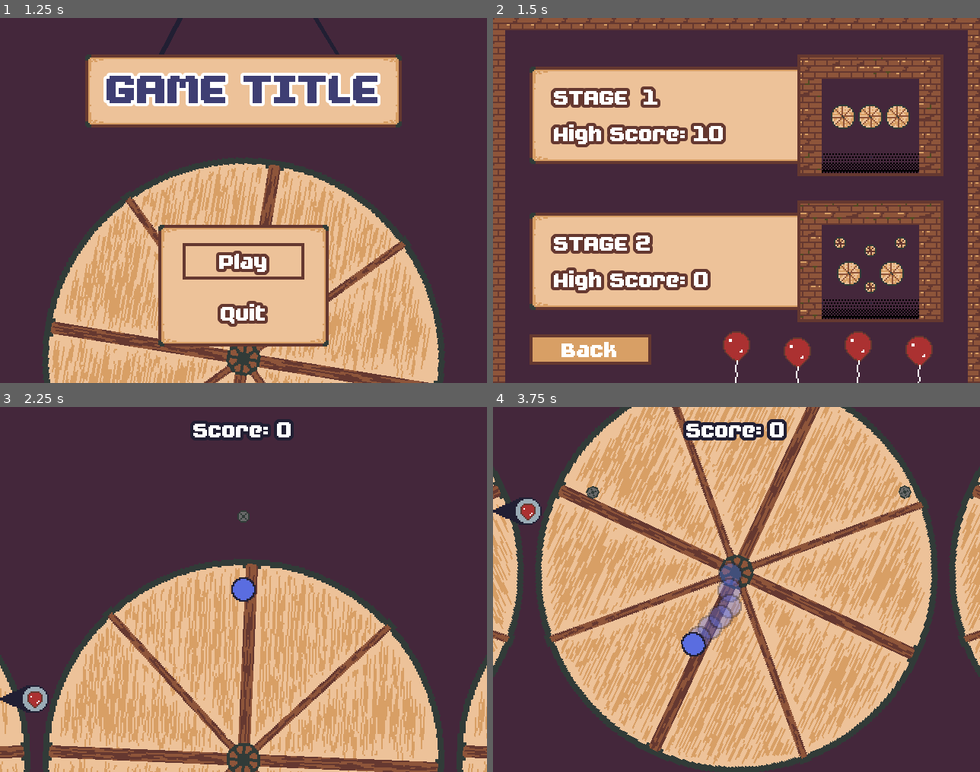
Above: before the commit, frames 1-4 (two rows, left to right).
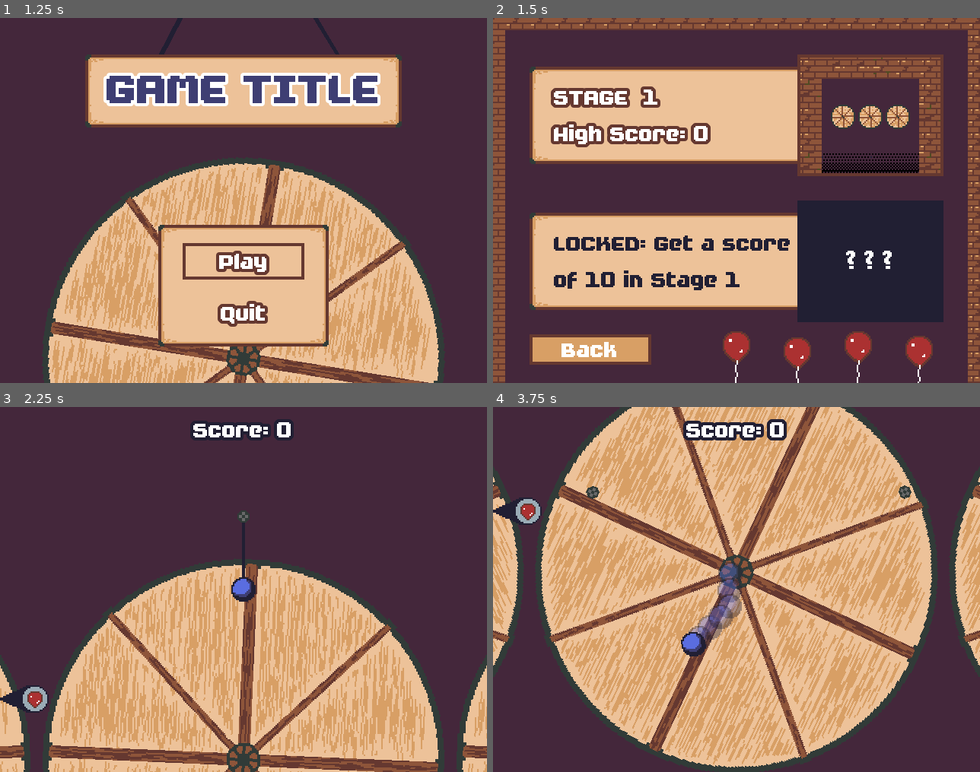
Above: after the commit, the same moments.

Repository: svntax/LD47-StuckInALoop
Game: Godot game, scene res://Main.tscn
Same seed, same stepped clock (60 frames per second), same inputs: the game is played once before the commit and once after it.
Inputs (mouse positions are in pixels of both pictures, inside the frame that each line leads up to):
- Up to frame 1 (1.25 s): move the mouse to (219, 273) at 0.52 s; click (219, 273) at 0.6 s
- Up to frame 2 (1.5 s): click "Play" at 1.25 s
- Up to frame 3 (2.25 s): click (243, 505) at 2 s
- Up to frame 4 (3.75 s): move the mouse to (882, 644) at 2.77 s; click (882, 644) at 2.85 s; move the mouse to (590, 534) at 3.52 s; click (590, 534) at 3.6 s

Frame 1 is identical in both runs. In frame 2, 14% of the frame differs, in the area x 11-93%, y 28-97%; in frame 3, 0.2%; in frame 4, 0.5%.

Commit message:
Updated sprites for balloon, player, and pin.

Diff:
--- a/Globals.gd
+++ b/Globals.gd
@@ -5,7 +5,7 @@
 var score = 0
 var current_map = 0
 
-var high_scores = [10, 0]
+var high_scores = [0, 0]
 
 func _ready():
 	OS.window_size = Vector2(640, 480)
--- a/Player/Player.gd
+++ b/Player/Player.gd
@@ -38,6 +38,8 @@
 	var right = get_node_or_null(right_bound)
 	if right != null:
 		right_map_pos = right.global_position
+
+	current_pin = starting_pin
 
 func _draw():
 	if current_pin != null:
Binary file changed: Balloon/balloon_red.png
Binary file changed: Player/player.png
Binary file changed: Wheel/pin.png
